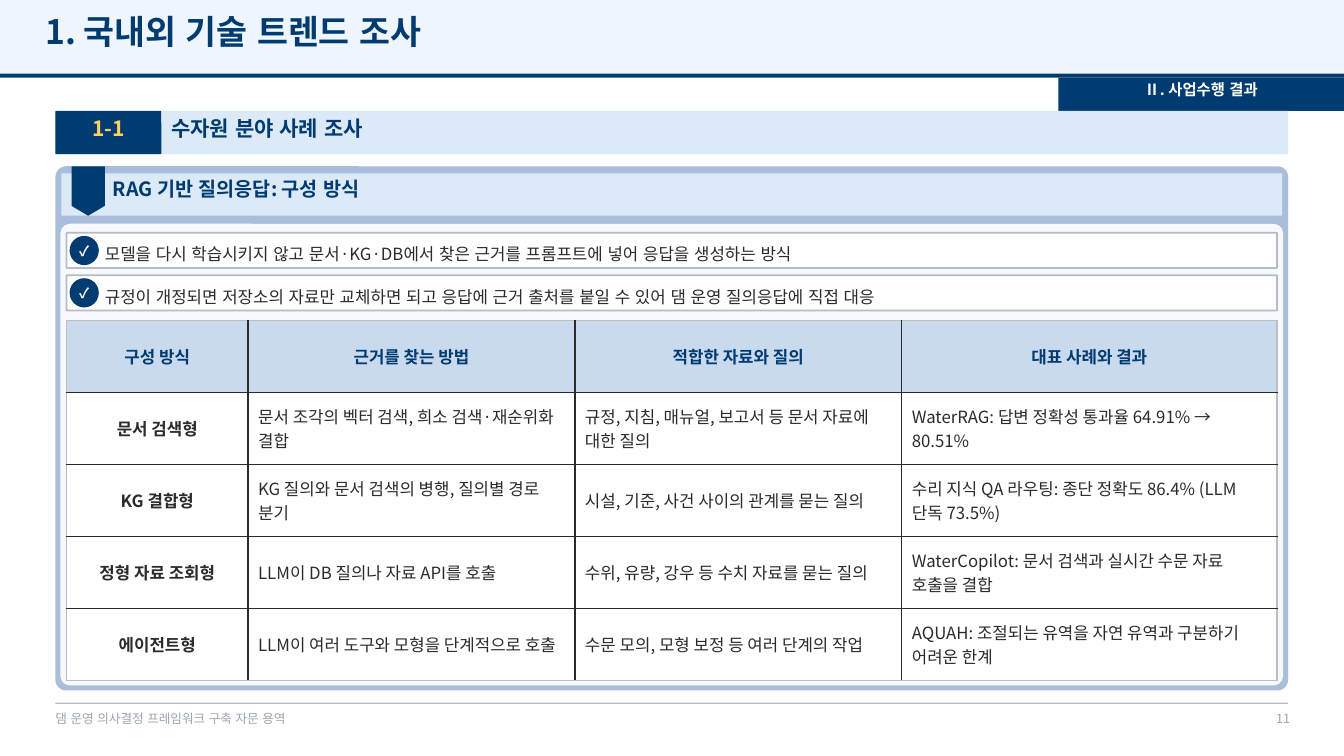
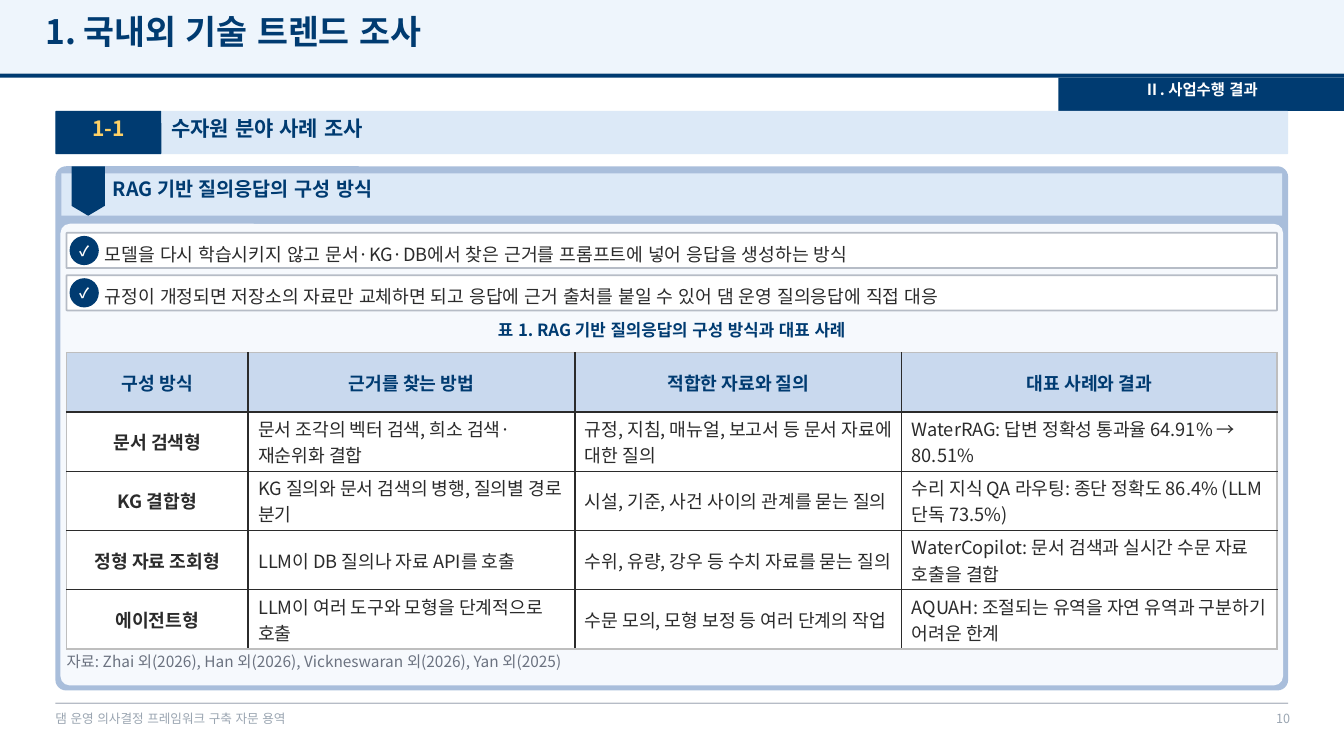
Before and after one commit to mkm1119/KGRAG-LLM, a slide deck: slide 10 of project_khnp/2026.12.09_최종보고회_발표자료_템플릿.pptx (slide 11 before the commit). Drawn at 1344x756 pixels with LibreOffice and Linux fonts; fonts in the diff are those of the drawing; background and template pictures are left out. Boxes give left, top, right and bottom in pixels: in the first picture for what was removed or moved away, otherwise in the second. Text is boxed around its words. In the diff, an @@ line names an element or a change of style, - is before the commit and + after.

```diff
--- a/project_khnp/2026.12.09_최종보고회_발표자료_템플릿.pptx
+++ b/project_khnp/2026.12.09_최종보고회_발표자료_템플릿.pptx
@@ text at box(113, 179, 372, 198): text changed @@
-RAG 기반 질의응답: 구성 방식
+RAG 기반 질의응답의 구성 방식
@@ text "모델을 다시 학습시키지 않고 문서·KG·DB에서 ..." at box(105, 246, 847, 263): size 12 to 13 pt @@
@@ text "규정이 개정되면 저장소의 자료만 교체하면 ..." at box(105, 288, 938, 305): size 12 to 13 pt @@
@@ text added at box(498, 322, 846, 338), 12 pt, text #003B71, bold @@
+표 1. RAG 기반 질의응답의 구성 방식과 대표 사례
@@ table at box(67, 353, 1276, 649) @@
@@ size 12 to 13 pt @@
@@ table: place and size @@
-table at box(67, 321, 1276, 681)
+table at box(67, 353, 1276, 649)
@@ text added at box(67, 654, 561, 670), 11 pt, text #6B7280 @@
+자료: Zhai 외(2026), Han 외(2026), Vickneswaran 외(2026), Yan 외(2025)
@@ page number at box(1276, 714, 1290, 723): text changed @@
-11
+10
```
Also in this commit, not shown: 1 other slide changed, 10 slides removed, 1 other file.
